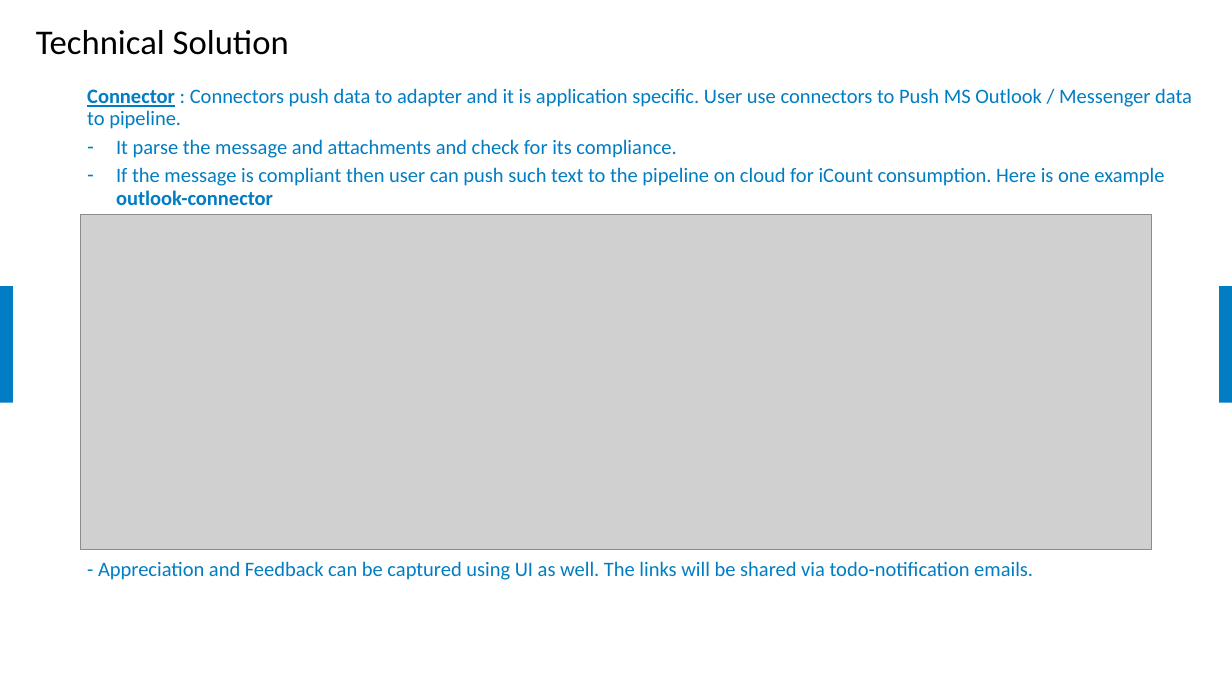
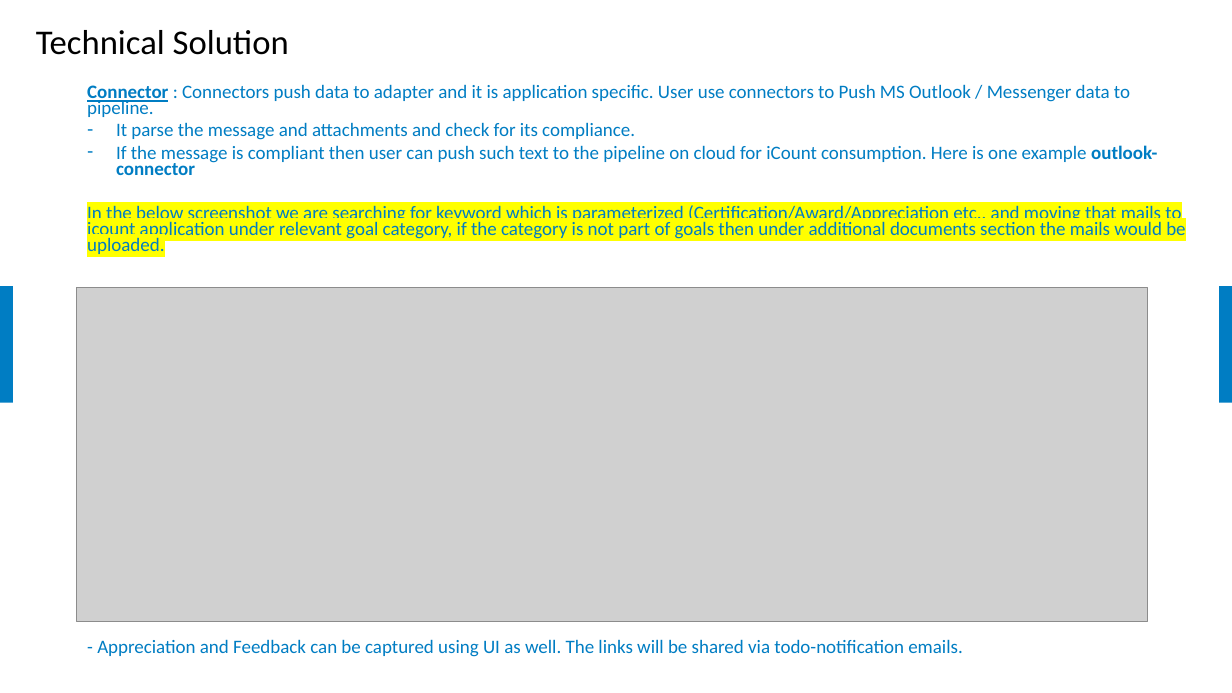
Before and after one commit to samratbasu2019/iSoreDesignArtifacts, a slide deck: slide 12 of iSolve-iCount-Hackathon_Solution.pptx. Drawn at 1232x693 pixels with LibreOffice and Linux fonts; fonts in the diff are those of the drawing; grey boxes stand for pictures; background and template pictures are left out. Boxes give left, top, right and bottom in pixels: in the first picture for what was removed or moved away, otherwise in the second. Text is boxed around its words. In the diff, an @@ line names an element or a change of style, - is before the commit and + after.

Commit message:
Updated - to be shared

```diff
--- a/iSolve-iCount-Hackathon_Solution.pptx
+++ b/iSolve-iCount-Hackathon_Solution.pptx
@@ text at [87,84,1157,657]: size 16 to 14.8 pt in "Connector : Connectors push data to adapter ...", "It parse the message and attachments and ...", "If the message is compliant then user ...", "- Appreciation and Feedback can be captured ..."; line spacing 0.9 to 0.7 @@
@@ text at [87,205,1185,254]: paragraph added @@
+  In the below screenshot we are searching for keyword which is parameterized (Certification/Award/Appreciation etc.. and moving that mails to icount application under relevant goal category, if the category is not part of goals then under additional documents section the mails would be uploaded.
@@ picture: place and size @@
-picture at [80,215,1152,550]
+picture at [77,287,1148,622]
```
Also in this commit, not shown: 3 other slides changed, 1 slide added.
